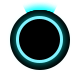
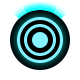
The second 80 × 80 image is a revision of the first. Changes to its layers:
added layer "Ellipse 2 kopieren 2" above "Ellipse 2 kopieren" over [32, 32, 48, 48]
showed "Ellipse 2 kopieren", painted on it over [23, 23, 56, 56]
painted on "Ellipse 2" over [16, 16, 63, 63]
